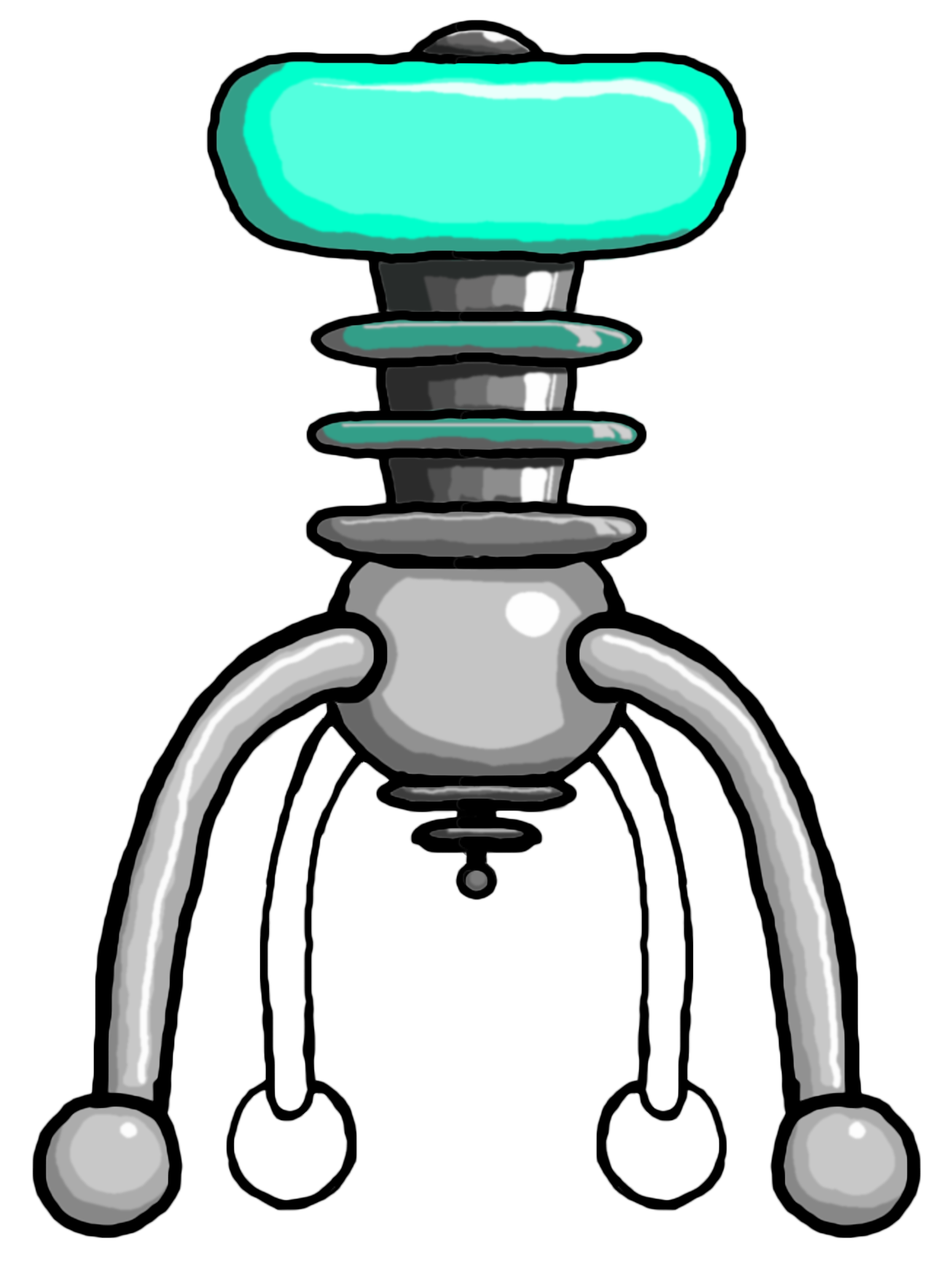
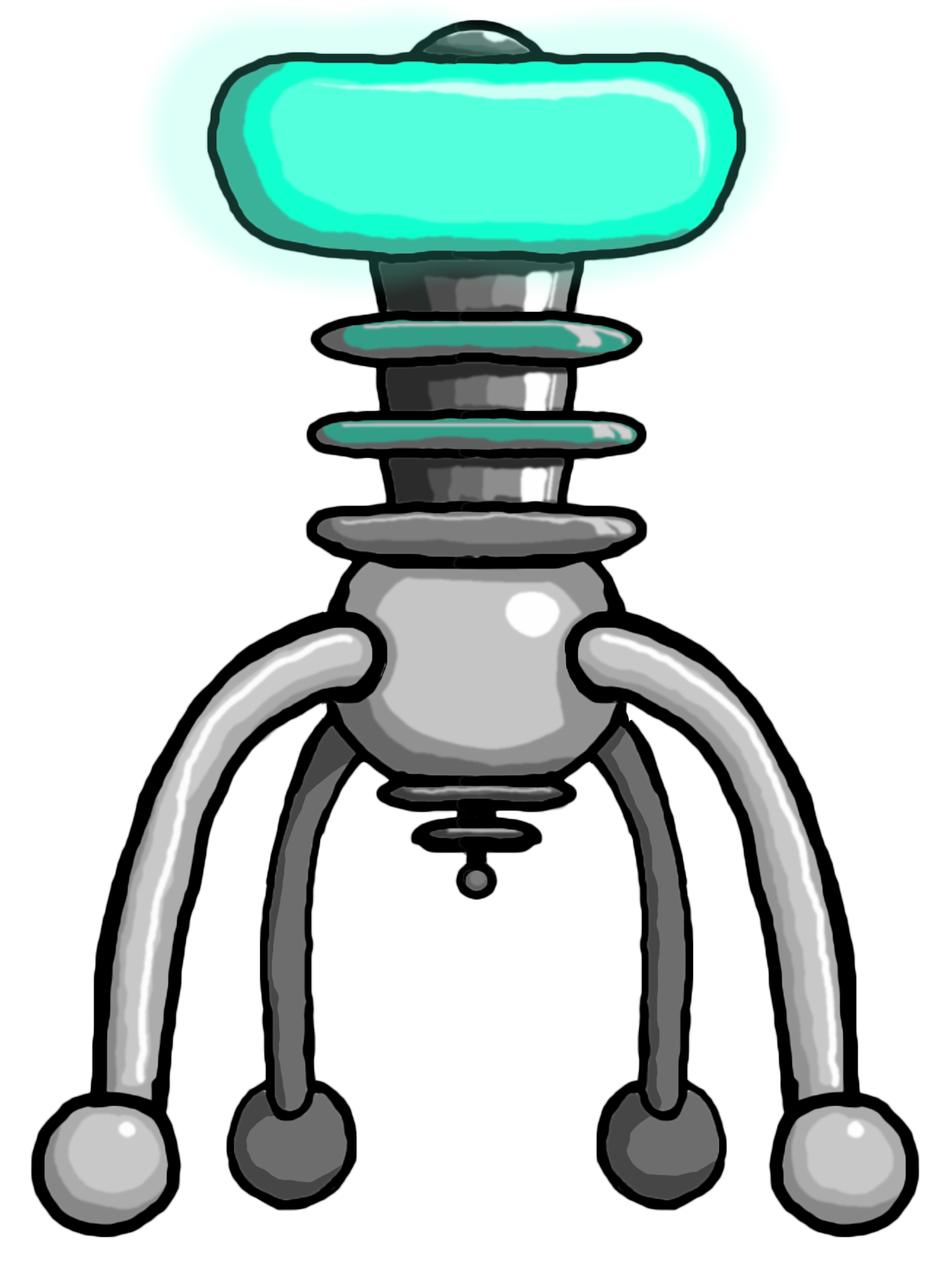
Layers edited between the first and the second 951x1266 image:
removed layer "Layer 1" over [30, 18, 922, 1239]
removed layer "Layer 2" over [224, 716, 729, 1203]
added layer "Layer 6" above "Layer 4" over [29, 609, 921, 1239]
painted on "Layer 4" over [39, 0, 918, 1233]
added layer "Layer 5" above "Background" over [224, 716, 729, 1203]
